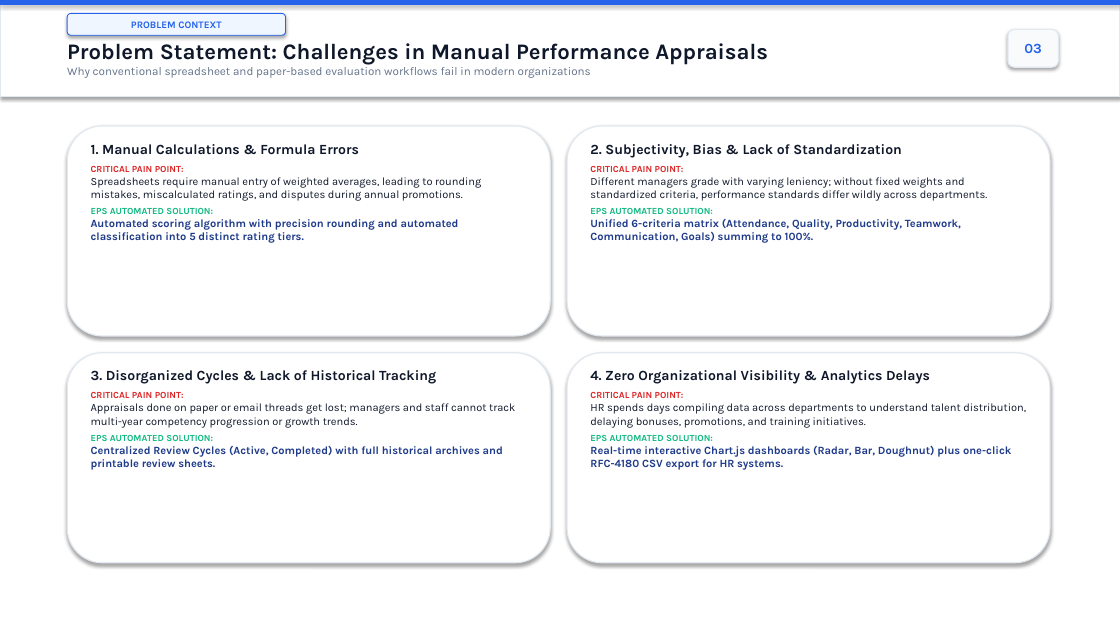
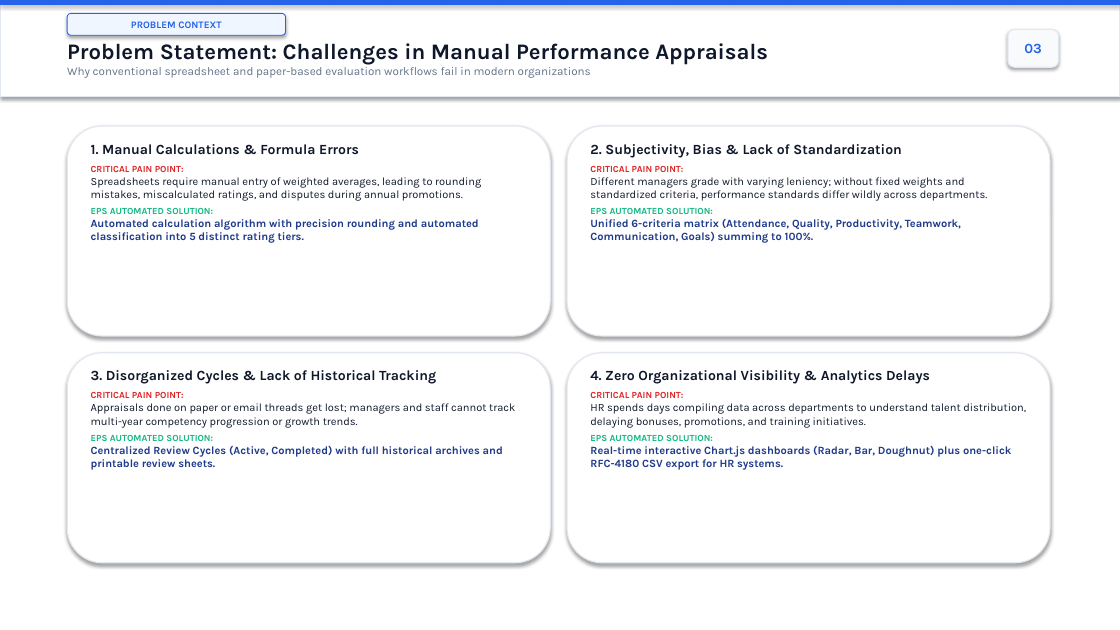
Before and after one commit to himanshu0976/Employee-Performance-Evaluation-System, a slide deck: slide 3 of Employee_Performance_Evaluation_System_Review2.pptx. Drawn at 1120x630 pixels with LibreOffice and Linux fonts; fonts in the diff are those of the drawing. Boxes give left, top, right and bottom in pixels: in the first picture for what was removed or moved away, otherwise in the second. Text is boxed around its words. In the diff, an @@ line names an element or a change of style, - is before the commit and + after.

```diff
--- a/Employee_Performance_Evaluation_System_Review2.pptx
+++ b/Employee_Performance_Evaluation_System_Review2.pptx
@@ text at [91,219,479,243]: text changed @@
-Automated scoring algorithm with precision rounding and automated classification into 5 distinct rating tiers.
+Automated calculation algorithm with precision rounding and automated classification into 5 distinct rating tiers.
```
Also in this commit, not shown: 9 other slides changed, 2 other files.
